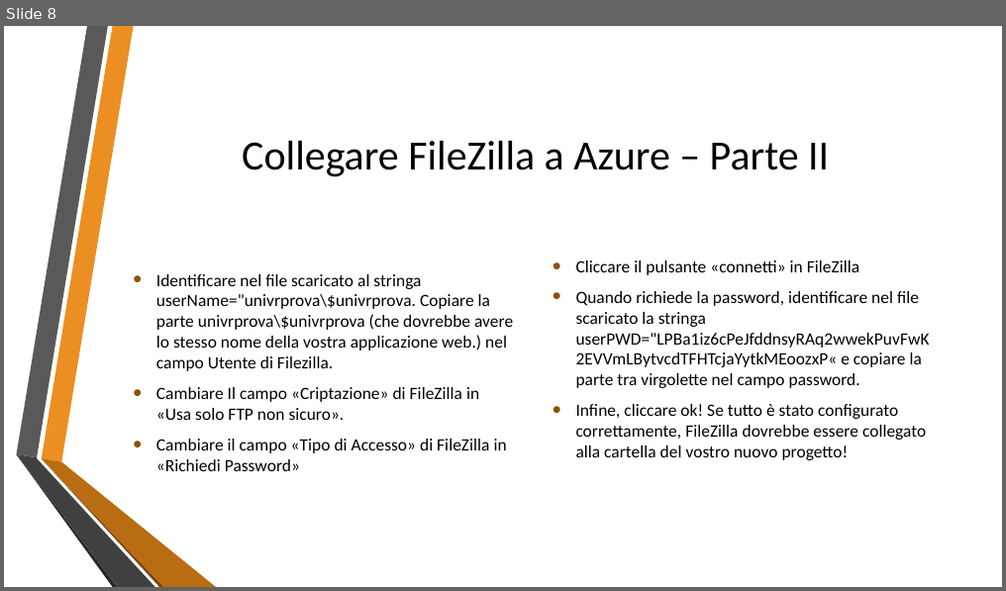
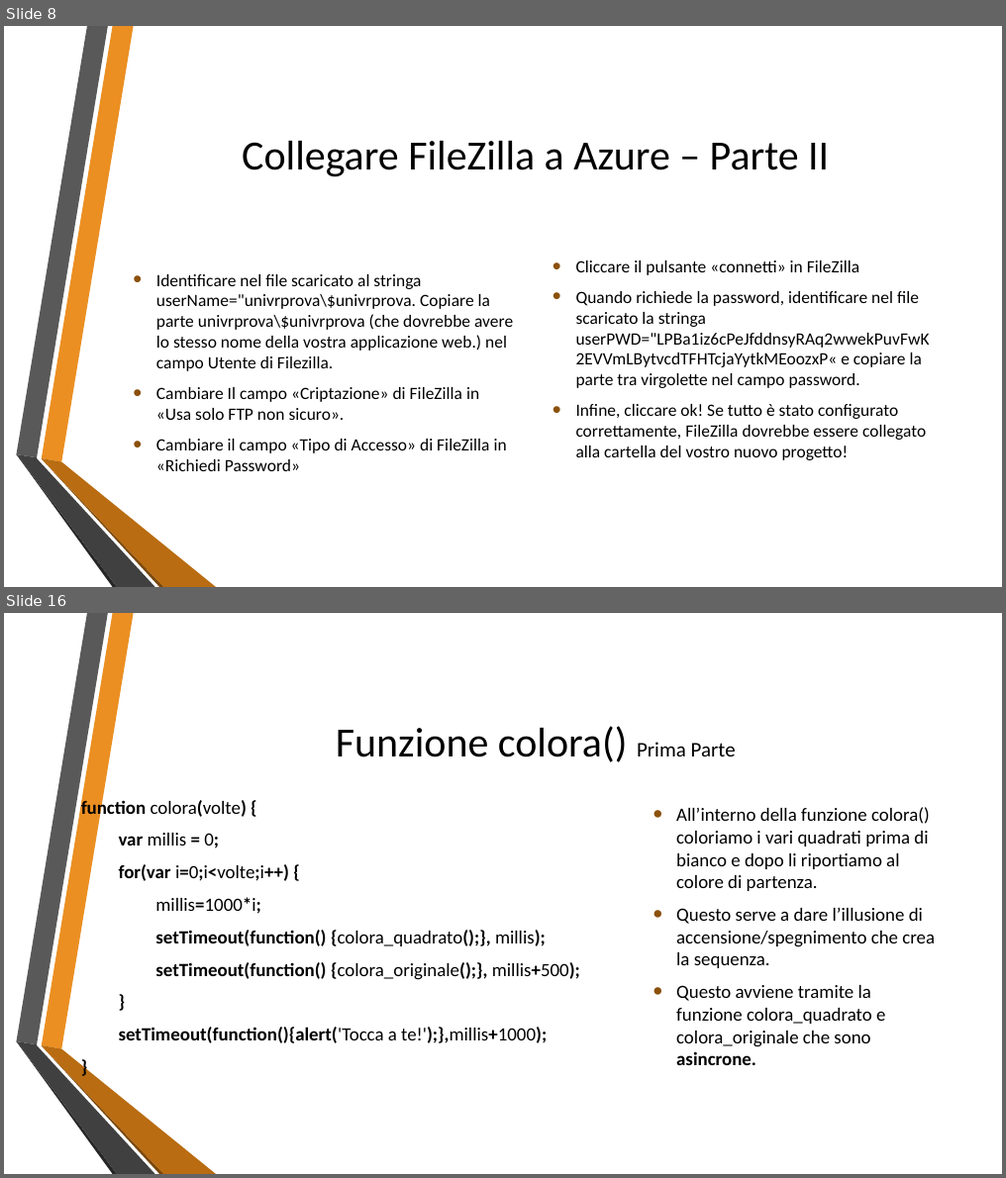
Before and after one commit to lpleo/galileiWebApp, a slide deck: Slide/Presentazione_Evento.pptx. Shown one above the other, each under a label of ours: slide 8 before the commit, slides 8 and 16 after it; the slides between them are not shown. The pictures are 1006x591 and 1006x1178 pixels, drawn with LibreOffice and Linux fonts; fonts in the diff are those of the drawing; background and template pictures are left out. Boxes give left, top, right and bottom in pixels: in the first picture for what was removed or moved away, otherwise in the second. Text is boxed around its words. In the diff, an @@ line names an element or a change of style, - is before the commit and + after.

```diff
--- a/Slide/Presentazione_Evento.pptx
+++ b/Slide/Presentazione_Evento.pptx
@@ slide 16 added at (4, 613, 1002, 1174), background picture (left out); not listed: 6 template elements that a slide beside it also shows @@
@@ title added at (336, 726, 736, 762), 40 pt, text #000000 @@
+Funzione colora() Prima Parte
@@ text added at (81, 798, 580, 1044), 18 pt, text #000000, bold @@
+function colora(volte) {
+var millis = 0;
+for(var i=0;i<volte;i++) {
+millis=1000*i;
+setTimeout(function() {colora_quadrato();}, millis);
+setTimeout(function() {colora_originale();}, millis+500);
+}
+setTimeout(function(){alert('Tocca a te!');},millis+1000);
+}
@@ text added at (676, 807, 935, 1065), 18 pt, text #000000 @@
+• All’interno della funzione colora() coloriamo i vari quadrati prima di bianco e dopo li riportiamo al colore di partenza.
+• Questo serve a dare l’illusione di accensione/spegnimento che crea la sequenza.
+• Questo avviene tramite la funzione colora_quadrato e colora_originale che sono asincrone.
```
Also in this commit, not shown: 2 slides changed, 13 other slides added.
